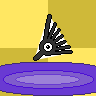
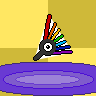
Before/after of a 96x96 layered artwork. What changed in the layer stack:
added layer "Shiny" in group "Group" over 44, 15, 72, 54
painted on "Paint Layer 1" over 44, 15, 72, 54
